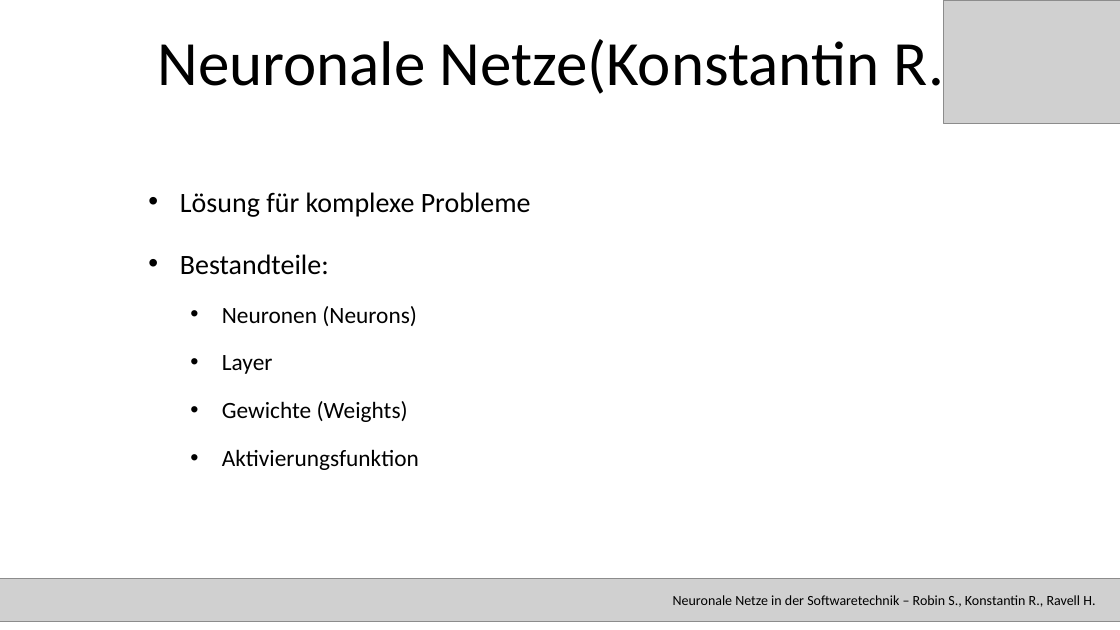
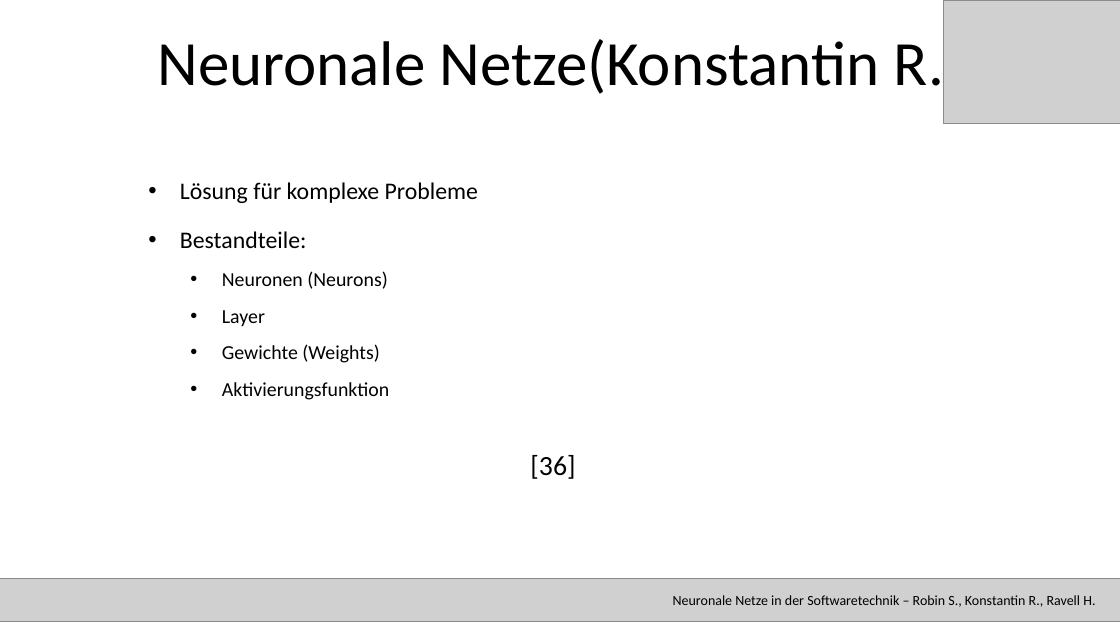
Before and after one commit to RavellHeerdegen/SATElite, a slide deck: slide 4 of SATPräsiMitBezeichnerUndRefs.pptx. Drawn at 1120x630 pixels with LibreOffice and Linux fonts; fonts in the diff are those of the drawing; grey boxes stand for pictures. Boxes give left, top, right and bottom in pixels: in the first picture for what was removed or moved away, otherwise in the second. Text is boxed around its words. In the diff, an @@ line names an element or a change of style, - is before the commit and + after.

```diff
--- a/SATPräsiMitBezeichnerUndRefs.pptx
+++ b/SATPräsiMitBezeichnerUndRefs.pptx
@@ subtitle at [180, 182, 478, 400]: size 24 to 20.4 pt in "Lösung für komplexe Probleme", "Bestandteile:"; size 20 to 17 pt in "Neuronen (Neurons)", "Layer", "Gewichte (Weights)", "Aktivierungsfunktion"; line spacing 1.5 to 1.3 @@
@@ subtitle at [530, 455, 575, 479]: paragraph added @@
+[36]
```
Also in this commit, not shown: 16 other slides changed, 1 slide added.
